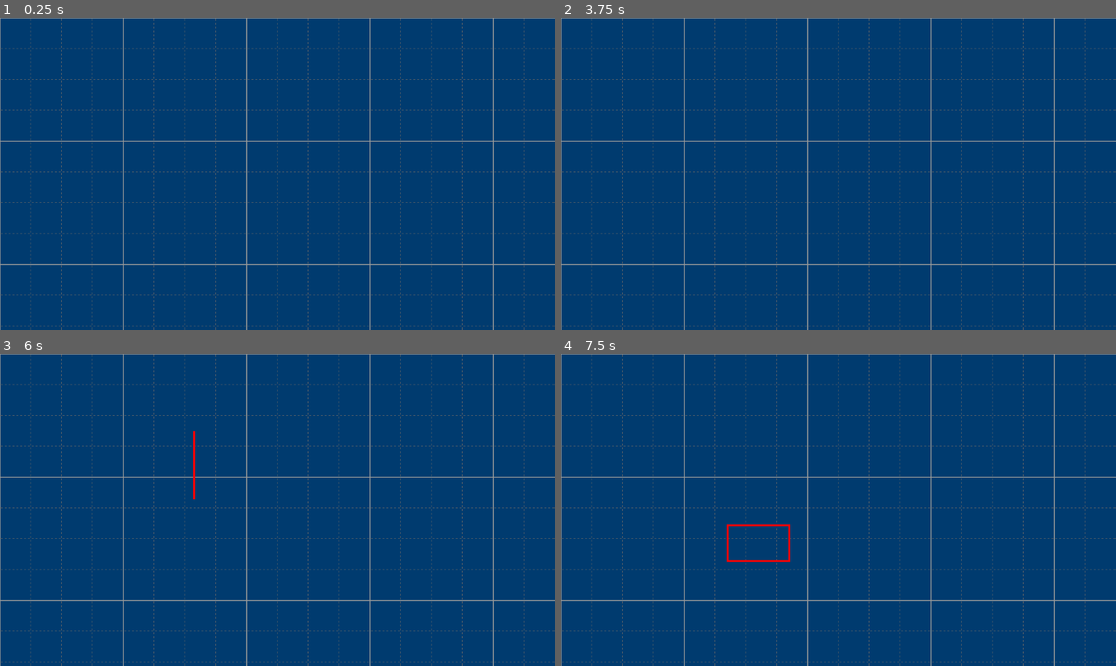
Above: before the commit, frames 1-4 (two rows, left to right).
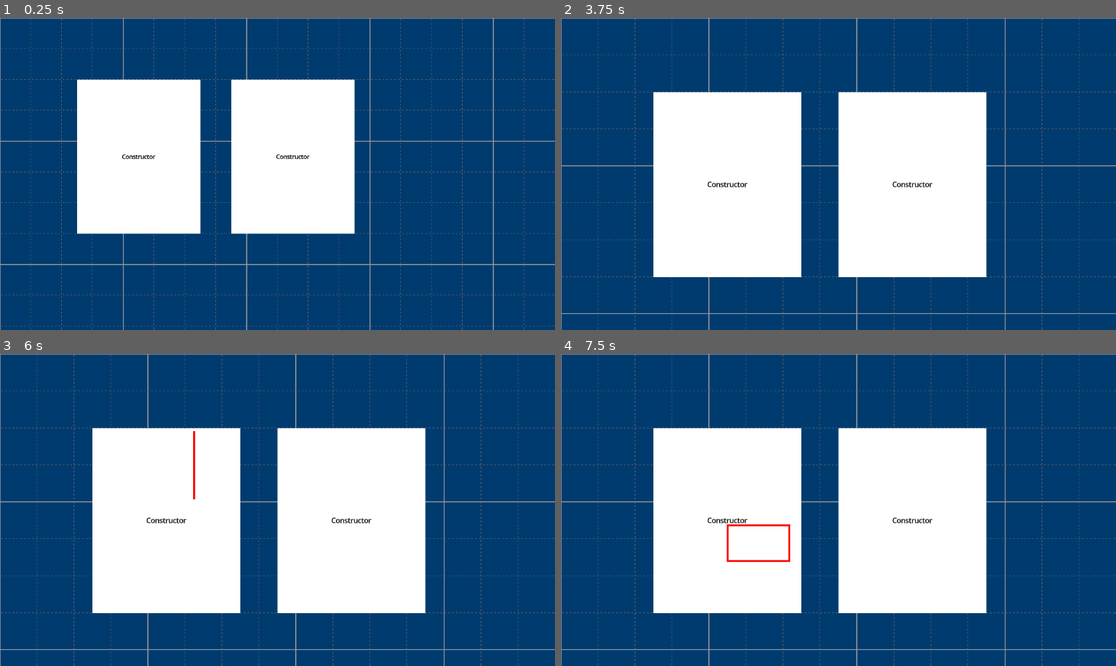
Above: after the commit, the same moments.

Repository: joshrehm/satisfactory-floor-planner
Game: Godot game, scene res://main_scene.tscn
Two runs of this game, one before a commit and one after it. Both use one fixed random seed, a clock stepped at 60 frames per second and the inputs below.
Inputs (mouse positions are in pixels of both pictures, inside the frame that each line leads up to):
- Up to frame 1 (0.25 s): no input
- Up to frame 2 (3.75 s): tap Enter at 0.5, 2, 3.5 s; drag from (699, 248) to (855, 248) at 0.52 s; tap Space at 1.25, 2.75 s; drag from (855, 248) to (699, 248) at 1.27 s; move the mouse to (894, 105) at 2.02 s; hold Right mouse button (camera_pan) 2.03-2.75 s; click (894, 105) at 2.3 s; drag from (810, 236) to (672, 127) at 2.77 s; move the mouse to (1005, 220) at 3.52 s; hold Mouse wheel up (zoom_in) from 3.53 s (still down)
- Up to frame 3 (6 s): click (444, 556) at 3.8 s; release Mouse wheel up (zoom_in) at 4.25 s; tap Space at 4.25 s; drag from (111, 463) to (194, 432) at 4.27 s; move the mouse to (305, 510) at 5.02 s; hold Right mouse button (camera_pan) 5.03-5.75 s; click (305, 510) at 5.3 s; drag from (194, 432) to (166, 631) at 5.77 s
- Up to frame 4 (7.5 s): move the mouse to (960, 494) at 6.52 s; hold Right mouse button (camera_pan) 6.53-7.25 s; click (960, 494) at 6.8 s; drag from (727, 525) to (910, 631) at 7.27 s

The runs differ from the first frame. In frame 1, 22% of the frame differs, in the area x 13-64%, y 19-70%; in frame 2, 36%, in the area x 0-100%, y 0-100%; in frame 3, 36%; in frame 4, 35%.

Commit message:
Restructuring and got box selection working

Diff:
--- a/Scenes/FactoryBuilding/factory_building.gd
+++ b/Scenes/FactoryBuilding/factory_building.gd
@@ -12,6 +12,9 @@
 @onready var factory_label = $FactorySprite/FactoryLabel
 @onready var collision = $CollisionBox
 
+func factory_name() -> String:
+	return factory_label.text
+
 func _ready() -> void:
 	var pixels_width = building_width * Globals.PIXELS_PER_METER
 	var pixels_depth = building_depth * Globals.PIXELS_PER_METER
@@ -24,5 +27,6 @@
 
 	# Collision boxes are centered around their origin, not top left like Area2D
 	collision.position = Vector2(pixels_width / 2, pixels_depth / 2)
-	collision.shape.size.x = pixels_width
-	collision.shape.size.y = pixels_depth
+	collision.shape.set_size(Vector2(pixels_width, pixels_depth))
+
+	print("Factory: ", position, " - ", factory_image.size)
--- a/Scenes/FactoryBuilding/FactoryBuilding.tscn
+++ b/Scenes/FactoryBuilding/factory_building.tscn
@@ -14,7 +14,6 @@
 script = ExtResource("1_gdtqv")
 
 [node name="FactorySprite" type="ColorRect" parent="."]
-visible = false
 offset_right = 100.0
 offset_bottom = 100.0
 mouse_filter = 2
--- a/Scenes/Background/background.tscn
+++ b/Scenes/UI/Background/background.tscn
@@ -1,6 +1,6 @@
 [gd_scene load_steps=2 format=3 uid="uid://3jjp7nwvusos"]
 
-[ext_resource type="Script" path="res://Scenes/Background/background.gd" id="1_dygxg"]
+[ext_resource type="Script" path="res://Scenes/UI/Background/background.gd" id="1_dygxg"]
 
 [node name="Background" type="CanvasLayer"]
 layer = -1
--- a/Scenes/UI/ui.gd
+++ b/Scenes/UI/FloorplanUi/floorplan_ui.gd
@@ -2,7 +2,11 @@
 
 signal selection_dragging(position: Vector2, size: Vector2)
 
+@onready var background = $Background
 @onready var selection_box = $SelectionBox
+
+func redraw_grid(camera_position: Vector2, camera_zoom: float) -> void:
+	background.redraw_grid(camera_position, camera_zoom)
 
 func _input(event: InputEvent) -> void:
 	if (event.is_action_pressed("select")):
@@ -19,5 +23,4 @@
 		var position = get_viewport().get_mouse_position()
 		var size = position - selection_box.position
 		selection_box.size = size
-		print("Selection size ", size)
 		selection_dragging.emit(selection_box.position, size)
--- /dev/null
+++ b/Scenes/UI/FloorplanUi/floorplan_ui.tscn
@@ -0,0 +1,16 @@
+[gd_scene load_steps=3 format=3 uid="uid://jt22ceo6xh1p"]
+
+[ext_resource type="Script" path="res://Scenes/UI/FloorplanUi/floorplan_ui.gd" id="1_if6gf"]
+[ext_resource type="PackedScene" uid="uid://3jjp7nwvusos" path="res://Scenes/UI/Background/background.tscn" id="2_kl0r6"]
+
+[node name="Ui" type="CanvasLayer"]
+script = ExtResource("1_if6gf")
+
+[node name="Background" parent="." instance=ExtResource("2_kl0r6")]
+
+[node name="SelectionBox" type="ReferenceRect" parent="."]
+visible = false
+offset_right = 40.0
+offset_bottom = 40.0
+border_width = 4.0
+editor_only = false
--- a/Scenes/UI/UI.tscn
+++ /dev/null
@@ -1,13 +0,0 @@
-[gd_scene load_steps=2 format=3 uid="uid://jt22ceo6xh1p"]
-
-[ext_resource type="Script" path="res://Scenes/UI/ui.gd" id="1_if6gf"]
-
-[node name="Ui" type="CanvasLayer"]
-script = ExtResource("1_if6gf")
-
-[node name="SelectionBox" type="ReferenceRect" parent="."]
-visible = false
-offset_right = 40.0
-offset_bottom = 40.0
-border_width = 4.0
-editor_only = false
--- a/main_scene.gd
+++ b/main_scene.gd
@@ -2,20 +2,16 @@
 
 @export var factory_scene: PackedScene
 
-@onready var ui = $Ui
 @onready var camera = $Camera
-@onready var background = $Camera/Background
+@onready var floorplan_ui = $FloorplanUi
 
 func _ready() -> void:
 	Globals.set_camera(camera)
-	camera.panning.connect(_on_camera_panning)
-	camera.zooming_in.connect(_on_camera_zooming)
-	camera.zooming_out.connect(_on_camera_zooming)
-
-	ui.selection_dragging.connect(_on_ui_selection_dragging)
 
 	var factory = factory_scene.instantiate()
-	factory.position = Vector2(5 * Globals.PIXELS_PER_METER, 10 * Globals.PIXELS_PER_METER)
+	# TODO: building_x, building_y or building_position and building_size in meters
+	#       that the FactoryBuilding scales automatically
+	factory.position = Vector2(5 * Globals.PIXELS_PER_METER, 4 * Globals.PIXELS_PER_METER)
 	factory.building_width = 8
 	factory.building_depth = 10
 	factory.building_name = "Constructor"
@@ -23,14 +19,14 @@
 	add_child(factory)
 
 	factory = factory_scene.instantiate()
-	factory.position = Vector2(15 * Globals.PIXELS_PER_METER, 10 * Globals.PIXELS_PER_METER)
+	factory.position = Vector2(15 * Globals.PIXELS_PER_METER, 4 * Globals.PIXELS_PER_METER)
 	factory.building_width = 8
 	factory.building_depth = 10
 	factory.building_name = "Constructor"
 	factory.input_event.connect(_on_factory_building_input_event)
 	add_child(factory)
 
-func _on_ui_selection_dragging(position: Vector2, size: Vector2):
+func _on_floorplan_ui_selection_dragging(position: Vector2, size: Vector2) -> void:
 	var world_position = (position - camera.position) * camera.zoom.x
 	var world_size = size * camera.zoom.x
 
@@ -38,18 +34,20 @@
 	var query = PhysicsShapeQueryParameters2D.new()
 	query.shape = RectangleShape2D.new()
 	query.shape.extents = world_size / 2
-	query.transform = Transform2D()
-	query.transform.origin = world_position + (world_size / 2)
+	query.transform = Transform2D(0, world_position + (world_size / 2))
 	query.collision_mask = 2
-	var selected = space.intersect_shape(query)
-	print("Selected: ", selected)
+	query.collide_with_areas = true
+	var selected_items = space.intersect_shape(query)
+	for selected_item in selected_items:
+		print("Selected ", selected_item.collider.factory_name())
+	#print("Selected: ", selected)
 
 func _on_factory_building_input_event(viewport: Node, event: InputEvent, shape_idx: int) -> void:
 	if (event.is_action_pressed("select")):
 		print("Building selected")
 
 func _on_camera_panning() -> void:
-	background.redraw_grid(camera.position, camera.zoom.x)
+	floorplan_ui.redraw_grid(camera.position, camera.zoom.x)
 
-func _on_camera_zooming() -> void:
-	background.redraw_grid(camera.position, camera.zoom.x)
+func _on_camera_zooming(percentage: float) -> void:
+	floorplan_ui.redraw_grid(camera.position, camera.zoom.x)
--- a/main_scene.tscn
+++ b/main_scene.tscn
@@ -1,17 +1,19 @@
-[gd_scene load_steps=6 format=3 uid="uid://mo3j5ebb0h41"]
+[gd_scene load_steps=5 format=3 uid="uid://mo3j5ebb0h41"]
 
 [ext_resource type="Script" path="res://main_scene.gd" id="1_rj2x8"]
 [ext_resource type="PackedScene" uid="uid://dh48o3fhn8dmv" path="res://Scenes/Camera/camera.tscn" id="1_sui8a"]
-[ext_resource type="PackedScene" uid="uid://ccgl2n0s5iw4u" path="res://Scenes/FactoryBuilding/FactoryBuilding.tscn" id="2_rhahk"]
-[ext_resource type="PackedScene" uid="uid://3jjp7nwvusos" path="res://Scenes/Background/background.tscn" id="2_saxll"]
-[ext_resource type="PackedScene" uid="uid://jt22ceo6xh1p" path="res://Scenes/UI/UI.tscn" id="3_q47ue"]
+[ext_resource type="PackedScene" uid="uid://ccgl2n0s5iw4u" path="res://Scenes/FactoryBuilding/factory_building.tscn" id="2_rhahk"]
+[ext_resource type="PackedScene" uid="uid://jt22ceo6xh1p" path="res://Scenes/UI/FloorplanUi/floorplan_ui.tscn" id="3_q47ue"]
 
 [node name="MainScene" type="Node2D"]
 script = ExtResource("1_rj2x8")
 factory_scene = ExtResource("2_rhahk")
 
+[node name="FloorplanUi" parent="." instance=ExtResource("3_q47ue")]
+
 [node name="Camera" parent="." instance=ExtResource("1_sui8a")]
 
-[node name="Background" parent="Camera" instance=ExtResource("2_saxll")]
-
-[node name="Ui" parent="." instance=ExtResource("3_q47ue")]
+[connection signal="selection_dragging" from="FloorplanUi" to="." method="_on_floorplan_ui_selection_dragging"]
+[connection signal="panning" from="Camera" to="." method="_on_camera_panning"]
+[connection signal="zooming_in" from="Camera" to="." method="_on_camera_zooming"]
+[connection signal="zooming_out" from="Camera" to="." method="_on_camera_zooming"]
--- a/project.godot
+++ b/project.godot
@@ -10,7 +10,7 @@
 
 [application]
 
-config/name="New Game Project"
+config/name="Satisfactory Layout"
 run/main_scene="res://main_scene.tscn"
 config/features=PackedStringArray("4.3", "Forward Plus")
 config/icon="res://icon.svg"
Renamed: Scenes/Background/background.gd -> Scenes/UI/Background/background.gd
